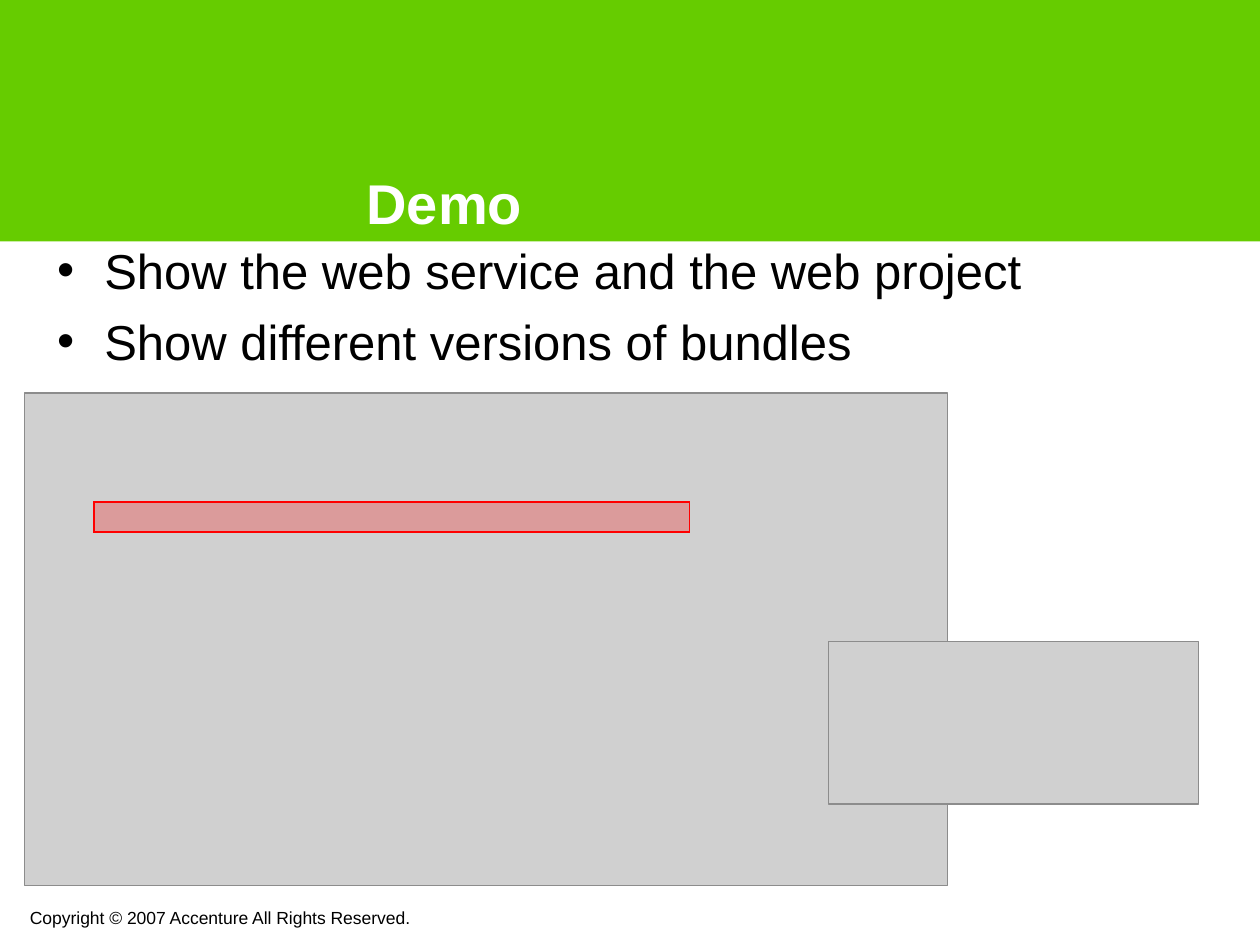
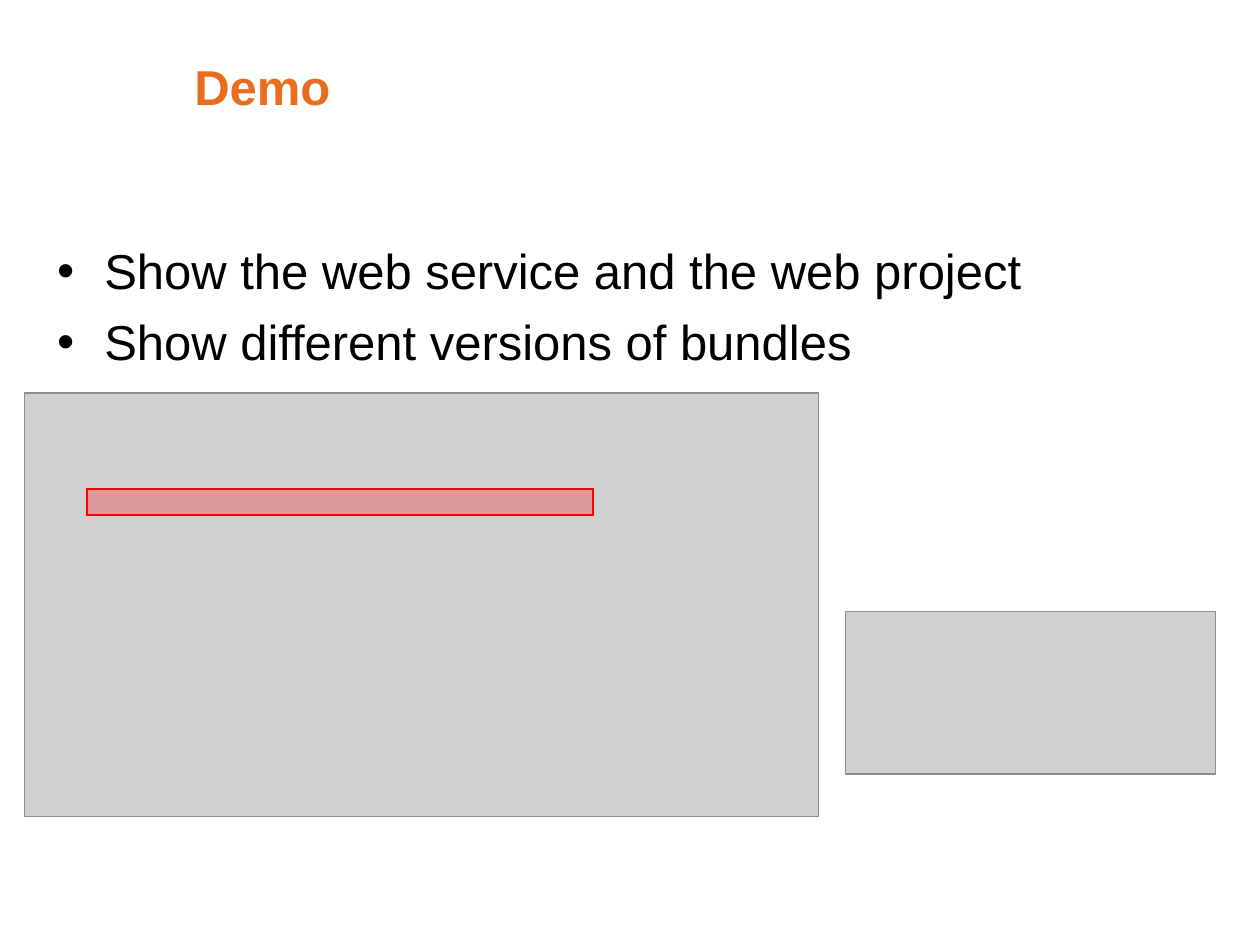
Before and after one commit to noushadali/osgi-samples, a slide deck: slide 16 of congress-registration/documentation/Webservice versioning using osgi.ppt (slide 17 before the commit). Drawn at 1260x945 pixels with LibreOffice and Linux fonts; fonts in the diff are those of the drawing; grey boxes stand for pictures; background and template pictures are left out. Boxes give left, top, right and bottom in pixels: in the first picture for what was removed or moved away, otherwise in the second. Text is boxed around its words. In the diff, an @@ line names an element or a change of style, - is before the commit and + after.

```diff
--- a/congress-registration/documentation/Webservice versioning using osgi.ppt
+++ b/congress-registration/documentation/Webservice versioning using osgi.ppt
@@ rectangle removed at [0,0,1260,242] @@
@@ title "Demo": place and size @@
-title "Demo" at [367,185,523,225]
+title "Demo" at [194,71,330,106]
@@ title "Demo" at [194,71,330,106]: size 32 to 28 pt, text colour #FFFFFF to #EA6D1F; vertical alignment bottom to middle @@
@@ picture: place and size @@
-picture at [25,393,948,886]
+picture at [25,393,819,816]
@@ rectangle: place and size @@
-rectangle at [94,503,689,533]
+rectangle at [87,489,593,515]
@@ picture: place and size @@
-picture at [828,641,1198,804]
+picture at [845,611,1216,774]
@@ text removed at [30,911,411,928] @@
-Copyright © 2007 Accenture All Rights Reserved.
```
Also in this commit, not shown: 17 other slides changed, 1 slide added, 2 slides removed.
